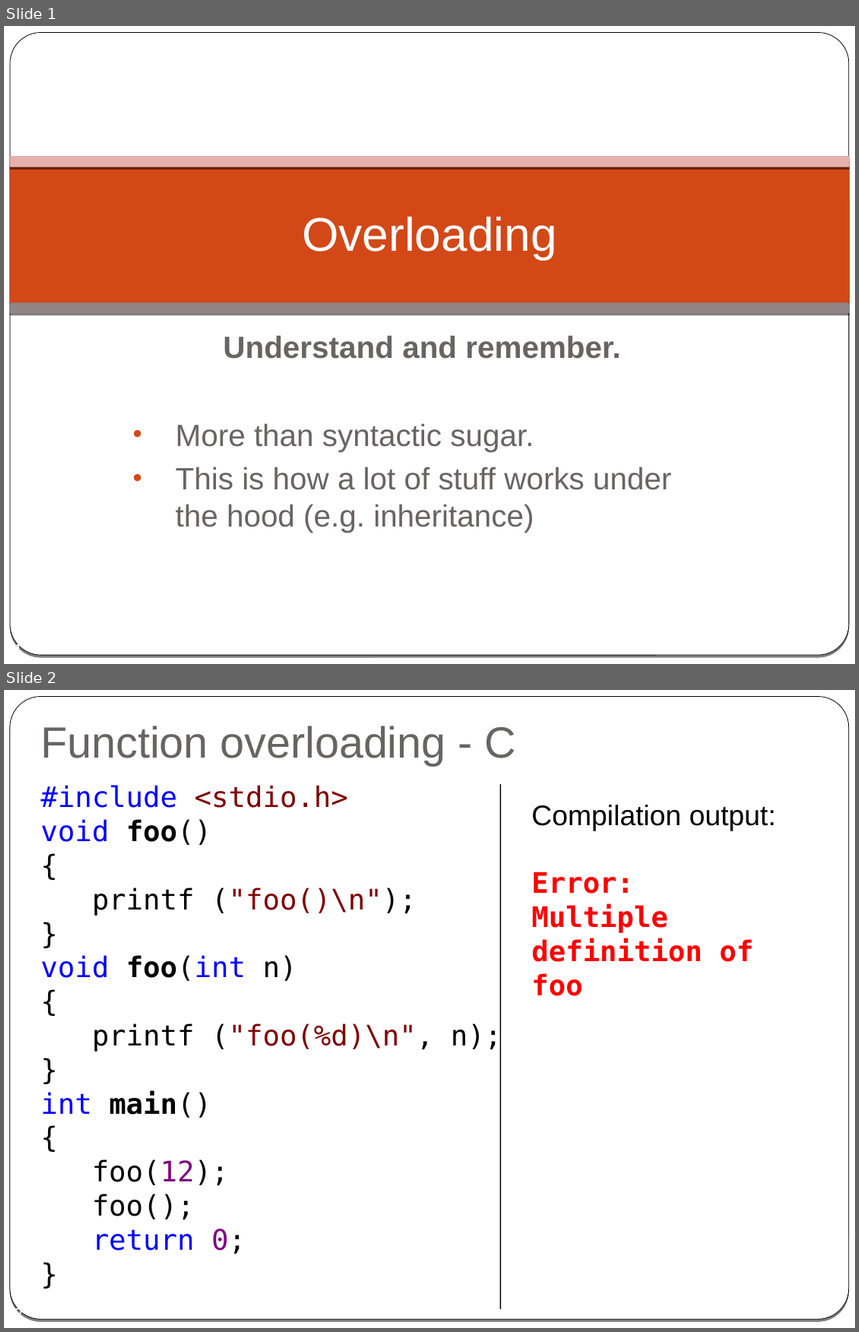
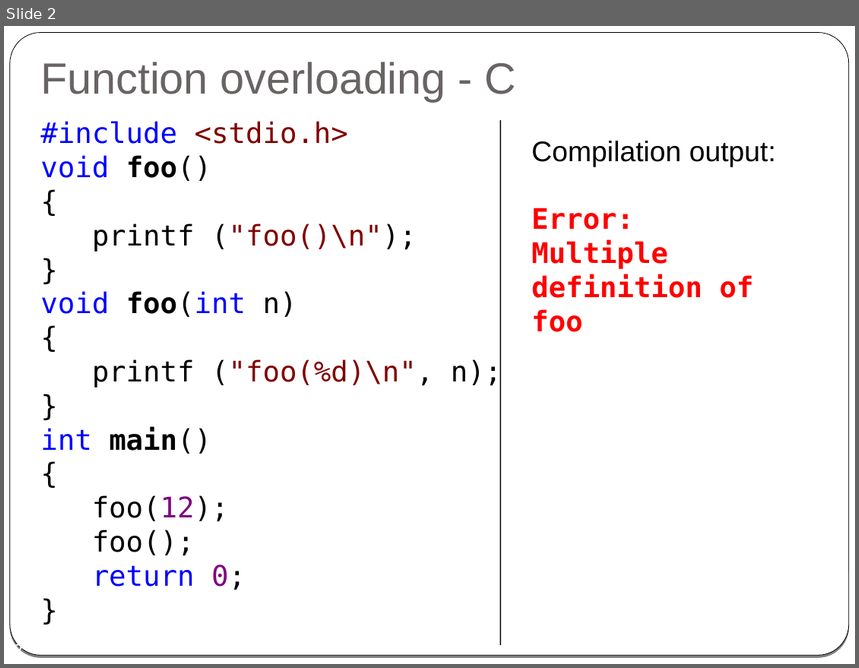
Before and after one commit to cpp-at-ariel/cpp-5779, a slide deck: 01-what-is-cpp/slides-2-overloading.odp. Shown one above the other, each under a label of ours: slides 1 and 2 before the commit, slide 2 after it. The pictures are 859x1332 and 859x668 pixels, drawn with LibreOffice and Linux fonts; fonts in the diff are those of the drawing. Boxes give left, top, right and bottom in pixels: in the first picture for what was removed or moved away, otherwise in the second. Text is boxed around its words. In the diff, an @@ line names an element or a change of style, - is before the commit and + after.

```diff
--- a/01-what-is-cpp/slides-2-overloading.odp
+++ b/01-what-is-cpp/slides-2-overloading.odp
@@ slide 1 removed at (4,26,855,664), background gradient #000000 to #FFFFFF; not listed: 2 template elements that a slide beside it also shows @@
@@ rectangle removed at (10,161,850,303) @@
@@ rectangle removed at (10,156,850,167) @@
@@ title removed at (302,217,557,259) @@
-Overloading
@@ rectangle removed at (10,303,850,314) @@
@@ subtitle removed at (176,335,671,532) @@
-Understand and remember.
-• More than syntactic sugar.
-• This is how a lot of stuff works under the hood (e.g. inheritance)
@@ page number removed at (14,643,23,652) @@
-1
```
Also in this commit, not shown: 1 slide added, 23 other files.
